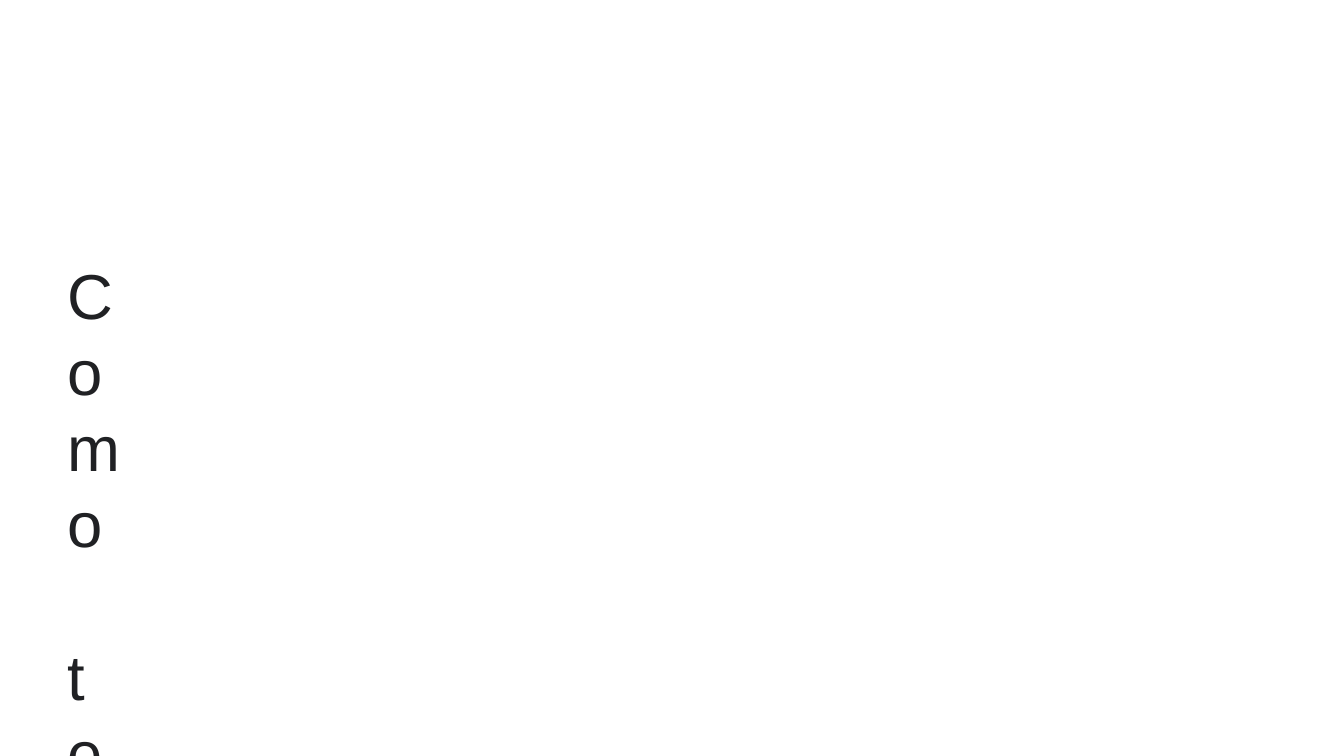
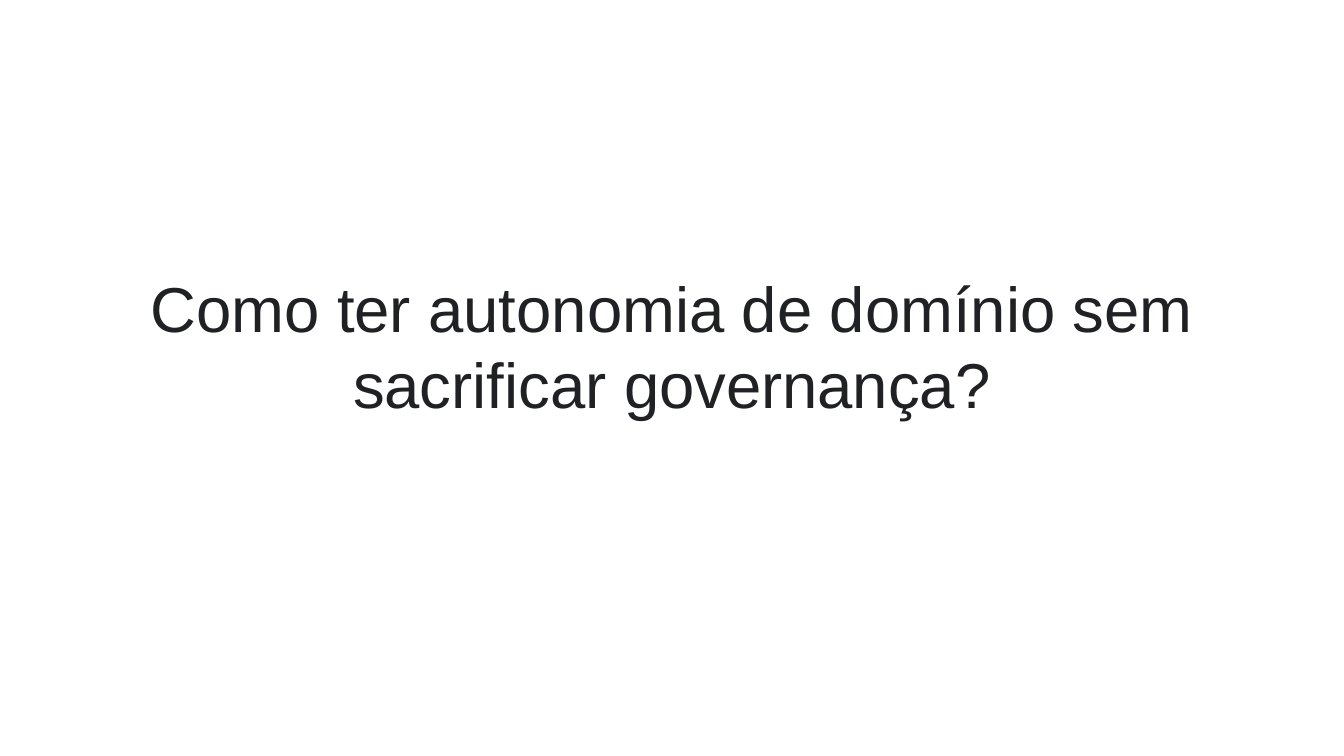
Before and after one commit to brunnoorpinelli/hubspoke, a slide deck: slide 7 of hubspoke-apresentacao.pptx. Drawn at 1344x756 pixels with LibreOffice and Linux fonts; fonts in the diff are those of the drawing. Boxes give left, top, right and bottom in pixels: in the first picture for what was removed or moved away, otherwise in the second. Text is boxed around its words. In the diff, an @@ line names an element or a change of style, - is before the commit and + after.

```diff
--- a/hubspoke-apresentacao.pptx
+++ b/hubspoke-apresentacao.pptx
@@ text "Como ter autonomia de domínio ..." rewrapped from <box>67,262,67,262</box> to <box>150,285,1193,420</box> @@
```
Also in this commit, not shown: 16 other slides changed.
